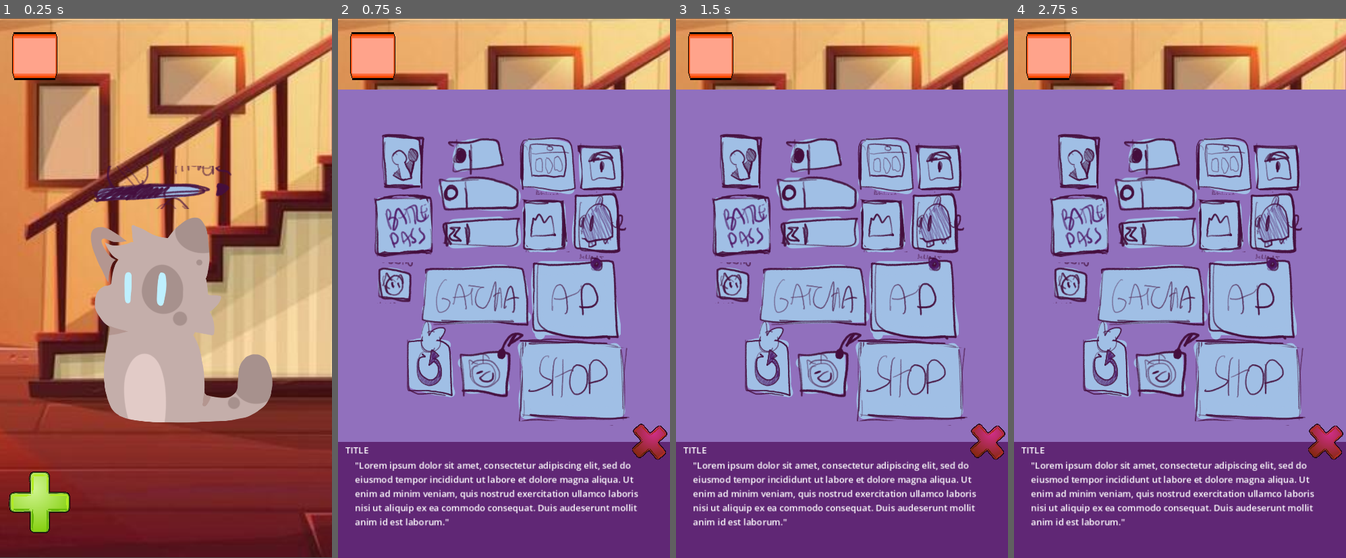
Above: before the commit, frames 1-4 (left to right).
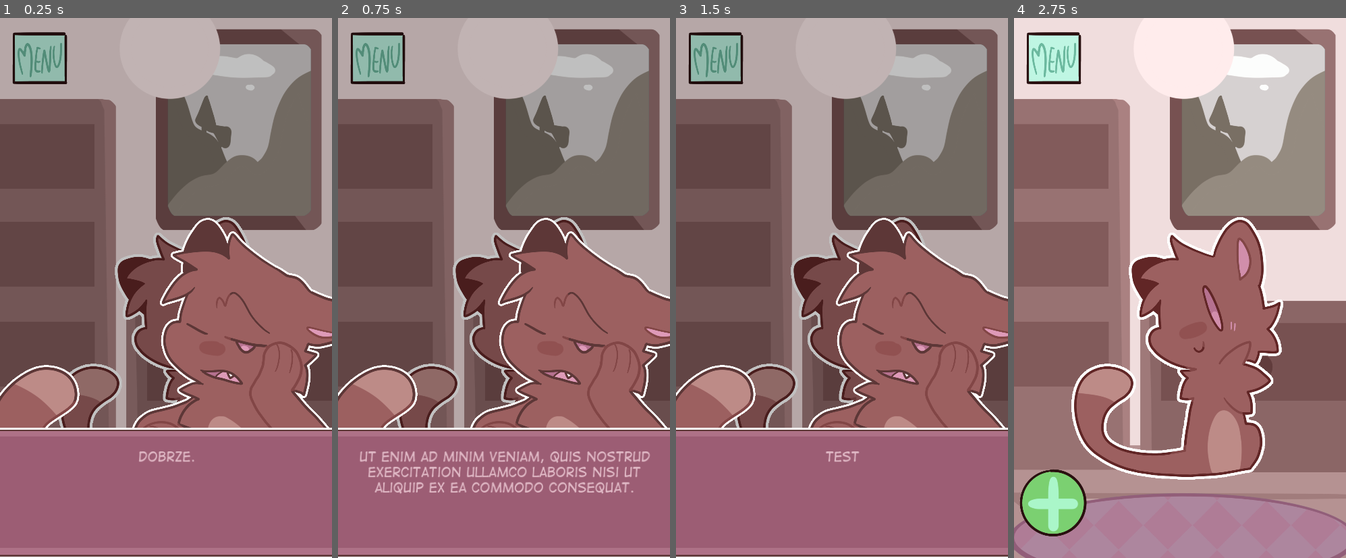
Above: after the commit, the same moments.

Repository: ElionTime001/Poglaskaj_kota
Game: Godot game, scene res://scenes/game.tscn
Two runs of this game, one before a commit and one after it. Both use one fixed random seed, a clock stepped at 60 frames per second and the inputs below.
Inputs (mouse positions are in pixels of both pictures, inside the frame that each line leads up to):
- Up to frame 1 (0.25 s): no input
- Up to frame 2 (0.75 s): click (377, 504) at 0.5 s
- Up to frame 3 (1.5 s): click (911, 379) at 1.27 s
- Up to frame 4 (2.75 s): click (1229, 223) at 2.02 s

The runs differ from the first frame. In frame 1, 98% of the frame differs, in the area x 0-100%, y 0-100%; in frame 2, 100%; in frame 3, 100%; in frame 4, 100%.

Commit message:
komit z pc

Diff:
--- a/jasons/ui_elements_dialogue.json
+++ b/jasons/ui_elements_dialogue.json
@@ -1 +1 @@
-{"focus_bar_test":{"name":{"eng":"Focus Bar Test"},"sprite": …(224 unchanged characters)… :"Test Character"},"dialogues":[{"eng":"Lorem ipsum dolor sit amet, consectetur adipiscing elit, sed do eiusmod tempor incididunt ut labore et dolore magna aliqua."},{"eng":"Ut enim ad minim veniam, qui …(125 unchanged characters)…
+{"focus_bar_test":{"name":{"eng":"Focus Bar Test"},"sprite": …(224 unchanged characters)… :"Test Character"},"dialogues":[{"eng":"Dobrze."},{"eng":"Ut enim ad minim veniam, qui …(125 unchanged characters)…
--- a/scenes/background_things.tscn
+++ b/scenes/background_things.tscn
@@ -1,6 +1,6 @@
 [gd_scene load_steps=4 format=3 uid="uid://o6oh0ffkpi2x"]
 
-[ext_resource type="Texture2D" uid="uid://ssjhkttepu4" path="res://assets/test/cartoon-style-illustration-of-house-interior-entrance-open-door-with-stairs-and-rustic-vintage-furniture-and-wooden-floor-vector.jpg" id="1_ccc3b"]
+[ext_resource type="Texture2D" uid="uid://c1pjaqdsoejtm" path="res://assets/IMG_6395.PNG" id="1_47hlh"]
 [ext_resource type="PackedScene" uid="uid://b4doai0buhwl4" path="res://scenes/cat.tscn" id="2_7d8by"]
 [ext_resource type="Texture2D" uid="uid://bqnnjcp4q15yq" path="res://assets/test/buttons/timer.PNG" id="3_fnmyk"]
 
@@ -18,11 +18,14 @@
 anchor_left = 0.5
 anchor_right = 0.5
 anchor_bottom = 1.0
-offset_left = -838.0
-offset_right = 838.0
+offset_left = -323.0
+offset_top = -186.0
+offset_right = 323.0
+offset_bottom = 186.0
 grow_horizontal = 2
 grow_vertical = 2
-texture = ExtResource("1_ccc3b")
+texture = ExtResource("1_47hlh")
+expand_mode = 1
 stretch_mode = 5
 
 [node name="pattable_cat" type="Control" parent="."]
@@ -40,8 +43,11 @@
 grow_vertical = 2
 
 [node name="cat" parent="pattable_cat" instance=ExtResource("2_7d8by")]
+position = Vector2(-30, 48)
+scale = Vector2(0.719999, 0.719999)
 
 [node name="timer" type="Control" parent="."]
+visible = false
 layout_mode = 1
 anchors_preset = 8
 anchor_left = 0.5
--- a/scenes/cat.tscn
+++ b/scenes/cat.tscn
@@ -1,11 +1,11 @@
 [gd_scene load_steps=2 format=3 uid="uid://b4doai0buhwl4"]
 
-[ext_resource type="Texture2D" uid="uid://dso0wayh2ft6l" path="res://assets/test/IMG_6336.PNG" id="1_g0v48"]
+[ext_resource type="Texture2D" uid="uid://bvbc5vkp7kyje" path="res://assets/IMG_6396.PNG" id="1_tsv8g"]
 
 [node name="cat" type="Node2D"]
 
 [node name="cat_sprite" type="Sprite2D" parent="."]
 scale = Vector2(0.564006, 0.564006)
-texture = ExtResource("1_g0v48")
+texture = ExtResource("1_tsv8g")
 region_enabled = true
-region_rect = Rect2(78.7501, 583.375, 664.875, 752.625)
+region_rect = Rect2(216.62, 930.953, 956.97, 1192.42)
--- a/scenes/dialogue_player.tscn
+++ b/scenes/dialogue_player.tscn
@@ -1,8 +1,8 @@
 [gd_scene load_steps=4 format=3 uid="uid://0k0k60spe7c0"]
 
 [ext_resource type="Script" path="res://scripts/dialogue_player.gd" id="1_gc8xu"]
-[ext_resource type="Texture2D" uid="uid://dso0wayh2ft6l" path="res://assets/test/IMG_6336.PNG" id="2_bevmb"]
 [ext_resource type="PackedScene" uid="uid://d2wfcuapvsfy" path="res://scenes/dialogue_window.tscn" id="2_dpqs6"]
+[ext_resource type="Texture2D" uid="uid://cac83wohoae7f" path="res://assets/IMG_6394.PNG" id="2_y6j34"]
 
 [node name="dialogue_player" type="Control"]
 layout_mode = 3
@@ -12,6 +12,16 @@
 grow_horizontal = 2
 grow_vertical = 2
 script = ExtResource("1_gc8xu")
+
+[node name="ColorRect" type="ColorRect" parent="."]
+modulate = Color(1, 1, 1, 0.243137)
+layout_mode = 1
+anchors_preset = 15
+anchor_right = 1.0
+anchor_bottom = 1.0
+grow_horizontal = 2
+grow_vertical = 2
+color = Color(0, 0, 0, 1)
 
 [node name="sprite" type="Control" parent="."]
 layout_mode = 1
@@ -28,11 +38,11 @@
 grow_vertical = 0
 
 [node name="Sprite2D" type="Sprite2D" parent="sprite"]
-position = Vector2(-65, 302)
-scale = Vector2(0.629485, 0.621379)
-texture = ExtResource("2_bevmb")
+position = Vector2(15, 296)
+scale = Vector2(0.421429, 0.416002)
+texture = ExtResource("2_y6j34")
 region_enabled = true
-region_rect = Rect2(761, 569.625, 641.25, 725.625)
+region_rect = Rect2(2.27258, 856.02, 1435.75, 1073.35)
 
 [node name="dialogue_window" parent="." instance=ExtResource("2_dpqs6")]
 layout_mode = 1
--- a/scenes/dialogue_window.tscn
+++ b/scenes/dialogue_window.tscn
@@ -1,7 +1,8 @@
-[gd_scene load_steps=3 format=3 uid="uid://d2wfcuapvsfy"]
+[gd_scene load_steps=4 format=3 uid="uid://d2wfcuapvsfy"]
 
 [ext_resource type="Script" path="res://scripts/dialogue_window.gd" id="1_fh0my"]
-[ext_resource type="Texture2D" uid="uid://mu3wi2q14n1u" path="res://assets/test/clipart4779265.png" id="1_kbgcw"]
+[ext_resource type="Texture2D" uid="uid://bct4vm5cjchie" path="res://assets/IMG_6393.PNG" id="2_b5u83"]
+[ext_resource type="FontFile" uid="uid://b4jlqjq86n648" path="res://assets/digistrip.ttf" id="3_y02h7"]
 
 [node name="dialogue_window" type="Control"]
 layout_mode = 3
@@ -24,16 +25,17 @@
 offset_right = 296.5
 grow_horizontal = 2
 grow_vertical = 0
-texture = ExtResource("1_kbgcw")
+texture = ExtResource("2_b5u83")
 expand_mode = 1
 
 [node name="dialogue" type="Label" parent="dialogue_box"]
 layout_mode = 0
 offset_left = 31.0
-offset_top = 45.0
-offset_right = 563.0
+offset_top = 39.0
+offset_right = 564.0
 offset_bottom = 189.0
-theme_override_colors/font_color = Color(0.898039, 0.12549, 0, 1)
+theme_override_colors/font_color = Color(0.874475, 0.718377, 0.769706, 1)
+theme_override_fonts/font = ExtResource("3_y02h7")
 theme_override_font_sizes/font_size = 22
 text = "Lorem ipsum dolor sit amet, consectetur adipiscing elit, sed do eiusmod tempor incididunt ut labore et dolore magna aliqua."
 horizontal_alignment = 1
--- a/scenes/interface.tscn
+++ b/scenes/interface.tscn
@@ -13,10 +13,10 @@
 [ext_resource type="Texture2D" uid="uid://nyclrqrtp5uk" path="res://assets/test/buttons/pig.PNG" id="7_0xqs4"]
 [ext_resource type="Texture2D" uid="uid://bk871tjsymftl" path="res://assets/test/buttons/edit_animal_skin.PNG" id="7_7kpe4"]
 [ext_resource type="Texture2D" uid="uid://1oe3j6d6o8fa" path="res://assets/test/buttons/achievements.PNG" id="8_axe4h"]
-[ext_resource type="Texture2D" uid="uid://mu3wi2q14n1u" path="res://assets/test/clipart4779265.png" id="8_kmsy3"]
 [ext_resource type="Texture2D" uid="uid://c175iktgwbdeb" path="res://assets/test/buttons/collection.PNG" id="9_ou73q"]
 [ext_resource type="Texture2D" uid="uid://c06vh8ephayp8" path="res://assets/test/buttons/Login.PNG" id="10_clk1v"]
 [ext_resource type="Texture2D" uid="uid://cw0bkrdg58w0h" path="res://assets/test/buttons/Dailies.PNG" id="11_nl7io"]
+[ext_resource type="Texture2D" uid="uid://f0a4rjw1qeg7" path="res://assets/test/buttons/menu.png" id="17_1om6d"]
 [ext_resource type="Texture2D" uid="uid://c10cghxj3uynl" path="res://assets/test/buttons/plus.png" id="17_iil4f"]
 
 [node name="interface" type="Control"]
@@ -40,30 +40,30 @@
 
 [node name="paidCurrency" type="TextureButton" parent="up" groups=["mainscreenbutton"]]
 layout_mode = 0
-offset_left = -47.0
-offset_top = 20.0
-offset_right = 110.0
-offset_bottom = 96.0
+offset_left = -19.0
+offset_top = 36.0
+offset_right = 143.0
+offset_bottom = 114.0
 texture_normal = ExtResource("1_hwjkg")
 ignore_texture_size = true
 stretch_mode = 4
 
 [node name="freeCurrency" type="TextureButton" parent="up" groups=["mainscreenbutton"]]
 layout_mode = 0
-offset_left = -166.0
-offset_top = 22.0
-offset_right = -45.0
-offset_bottom = 98.0
+offset_left = -144.0
+offset_top = 39.0
+offset_right = -43.0
+offset_bottom = 103.0
 texture_normal = ExtResource("2_4b5es")
 ignore_texture_size = true
 stretch_mode = 4
 
 [node name="energy" type="TextureButton" parent="up" groups=["mainscreenbutton"]]
 layout_mode = 0
-offset_left = 115.0
-offset_top = 28.0
-offset_right = 272.0
-offset_bottom = 104.0
+offset_left = 128.0
+offset_top = 33.0
+offset_right = 283.0
+offset_bottom = 111.0
 texture_normal = ExtResource("3_srpw1")
 ignore_texture_size = true
 stretch_mode = 4
@@ -83,10 +83,10 @@
 
 [node name="gatcha" type="TextureButton" parent="down" groups=["mainscreenbutton"]]
 layout_mode = 0
-offset_left = -127.0
-offset_top = -103.0
-offset_right = 80.0
-offset_bottom = 29.0
+offset_left = -142.0
+offset_top = -108.0
+offset_right = 65.0
+offset_bottom = 24.0
 texture_normal = ExtResource("4_gepen")
 ignore_texture_size = true
 stretch_mode = 4
@@ -98,10 +98,10 @@
 anchor_top = 1.0
 anchor_right = 1.0
 anchor_bottom = 1.0
-offset_left = 55.0
-offset_top = -173.0
-offset_right = 272.0
-offset_bottom = -11.0
+offset_left = 44.0
+offset_top = -171.0
+offset_right = 261.0
+offset_bottom = -9.0
 grow_horizontal = 0
 grow_vertical = 0
 texture_normal = ExtResource("5_41n7c")
@@ -123,51 +123,61 @@
 
 [node name="gatchaAd" type="TextureButton" parent="right" groups=["mainscreenbutton"]]
 layout_mode = 0
-offset_left = -146.0
-offset_top = 134.0
-offset_right = 27.0
-offset_bottom = 290.0
+offset_left = -154.0
+offset_top = 174.0
+offset_right = 19.0
+offset_bottom = 330.0
 texture_normal = ExtResource("6_o00v3")
 ignore_texture_size = true
 stretch_mode = 4
 
 [node name="pig" type="TextureButton" parent="right" groups=["mainscreenbutton"]]
 layout_mode = 0
+offset_left = -91.0
+offset_top = 52.0
+offset_right = 18.0
+offset_bottom = 183.0
+texture_normal = ExtResource("7_0xqs4")
+ignore_texture_size = true
+stretch_mode = 4
+
+[node name="achievements" type="TextureButton" parent="right" groups=["mainscreenbutton"]]
+layout_mode = 0
+offset_left = -83.0
+offset_top = -55.0
+offset_right = 43.0
+offset_bottom = 44.0
+texture_normal = ExtResource("8_axe4h")
+ignore_texture_size = true
+stretch_mode = 4
+
+[node name="login" type="TextureButton" parent="right" groups=["mainscreenbutton"]]
+layout_mode = 0
 offset_left = -85.0
-offset_top = 6.0
-offset_right = 24.0
-offset_bottom = 137.0
-texture_normal = ExtResource("7_0xqs4")
-ignore_texture_size = true
-stretch_mode = 4
-
-[node name="achievements" type="TextureButton" parent="right" groups=["mainscreenbutton"]]
-layout_mode = 0
-offset_left = -83.0
-offset_top = -104.0
-offset_right = 43.0
-offset_bottom = -5.0
-texture_normal = ExtResource("8_axe4h")
-ignore_texture_size = true
-stretch_mode = 4
-
-[node name="login" type="TextureButton" parent="right" groups=["mainscreenbutton"]]
-layout_mode = 0
-offset_left = -92.0
-offset_top = -219.0
-offset_right = 11.0
-offset_bottom = -126.0
+offset_top = -226.0
+offset_right = 18.0
+offset_bottom = -133.0
 texture_normal = ExtResource("10_clk1v")
 ignore_texture_size = true
 stretch_mode = 4
 
 [node name="dailies" type="TextureButton" parent="right" groups=["mainscreenbutton"]]
 layout_mode = 0
-offset_left = -92.0
-offset_top = -331.0
-offset_right = 17.0
-offset_bottom = -229.0
+offset_left = -118.0
+offset_top = -353.0
+offset_right = 23.0
+offset_bottom = -228.0
 texture_normal = ExtResource("11_nl7io")
+ignore_texture_size = true
+stretch_mode = 4
+
+[node name="catCollection" type="TextureButton" parent="right" groups=["mainscreenbutton"]]
+layout_mode = 0
+offset_left = -62.0
+offset_top = -129.0
+offset_right = 15.0
+offset_bottom = -56.0
+texture_normal = ExtResource("9_ou73q")
 ignore_texture_size = true
 stretch_mode = 4
 
@@ -193,41 +203,31 @@
 
 [node name="onlineLeaderboard" type="TextureButton" parent="left" groups=["mainscreenbutton"]]
 layout_mode = 0
-offset_left = 27.0
-offset_top = -176.0
-offset_right = 146.0
-offset_bottom = -64.0
+offset_left = 21.0
+offset_top = -183.0
+offset_right = 140.0
+offset_bottom = -71.0
 texture_normal = ExtResource("5_h6x57")
 ignore_texture_size = true
 stretch_mode = 4
 
 [node name="specialOffer" type="TextureButton" parent="left" groups=["mainscreenbutton"]]
 layout_mode = 0
-offset_left = 21.0
-offset_top = -67.0
-offset_right = 151.0
-offset_bottom = 76.0
+offset_left = 18.0
+offset_top = -90.0
+offset_right = 148.0
+offset_bottom = 53.0
 texture_normal = ExtResource("6_250mt")
 ignore_texture_size = true
 stretch_mode = 4
 
 [node name="skinCollection" type="TextureButton" parent="left" groups=["mainscreenbutton"]]
 layout_mode = 0
-offset_left = 30.0
-offset_top = 138.0
-offset_right = 156.0
-offset_bottom = 281.0
+offset_left = 18.0
+offset_top = 101.0
+offset_right = 144.0
+offset_bottom = 244.0
 texture_normal = ExtResource("7_7kpe4")
-ignore_texture_size = true
-stretch_mode = 4
-
-[node name="catCollection" type="TextureButton" parent="left" groups=["mainscreenbutton"]]
-layout_mode = 0
-offset_left = 42.0
-offset_top = 62.0
-offset_right = 119.0
-offset_bottom = 135.0
-texture_normal = ExtResource("9_ou73q")
 ignore_texture_size = true
 stretch_mode = 4
 
@@ -235,9 +235,9 @@
 layout_mode = 1
 offset_left = 22.0
 offset_top = 25.0
-offset_right = 102.0
-offset_bottom = 110.0
-texture_normal = ExtResource("8_kmsy3")
+offset_right = 120.0
+offset_bottom = 118.0
+texture_normal = ExtResource("17_1om6d")
 ignore_texture_size = true
 stretch_mode = 0
 
@@ -246,10 +246,10 @@
 anchors_preset = 2
 anchor_top = 1.0
 anchor_bottom = 1.0
-offset_left = 16.0
-offset_top = -154.0
-offset_right = 125.0
-offset_bottom = -44.0
+offset_left = 10.0
+offset_top = -158.0
+offset_right = 129.0
+offset_bottom = -38.0
 grow_vertical = 0
 texture_normal = ExtResource("17_iil4f")
 ignore_texture_size = true
--- a/scenes/item_box.tscn
+++ b/scenes/item_box.tscn
@@ -18,6 +18,8 @@
 [ext_resource type="Texture2D" uid="uid://bk871tjsymftl" path="res://assets/test/buttons/edit_animal_skin.PNG" id="14_eiu0n"]
 [ext_resource type="Texture2D" uid="uid://c175iktgwbdeb" path="res://assets/test/buttons/collection.PNG" id="15_holpe"]
 [ext_resource type="Texture2D" uid="uid://c10cghxj3uynl" path="res://assets/test/buttons/plus.png" id="18_oe84w"]
+[ext_resource type="Texture2D" uid="uid://bct4vm5cjchie" path="res://assets/IMG_6393.PNG" id="18_tsgju"]
+[ext_resource type="FontFile" uid="uid://b4jlqjq86n648" path="res://assets/digistrip.ttf" id="19_81xum"]
 
 [node name="item_box" type="Control"]
 layout_mode = 3
@@ -39,7 +41,37 @@
 
 [node name="ColorRect" type="ColorRect" parent="MarginContainer"]
 layout_mode = 2
-color = Color(0.569427, 0.440651, 0.742084, 1)
+color = Color(0.834131, 0.617175, 0.690259, 1)
+
+[node name="ColorRect" type="ColorRect" parent="MarginContainer/ColorRect"]
+layout_mode = 1
+anchors_preset = 8
+anchor_left = 0.5
+anchor_top = 0.5
+anchor_right = 0.5
+anchor_bottom = 0.5
+offset_left = -264.0
+offset_top = -358.5
+offset_right = 249.0
+offset_bottom = 190.5
+grow_horizontal = 2
+grow_vertical = 2
+color = Color(0.930804, 0.82427, 0.857724, 1)
+
+[node name="ColorRect" type="ColorRect" parent="MarginContainer/ColorRect/ColorRect"]
+layout_mode = 1
+anchors_preset = 8
+anchor_left = 0.5
+anchor_top = 0.5
+anchor_right = 0.5
+anchor_bottom = 0.5
+offset_left = -429.5
+offset_top = -334.5
+offset_right = 426.5
+offset_bottom = -322.5
+grow_horizontal = 2
+grow_vertical = 2
+color = Color(0.682353, 0.443137, 0.529412, 1)
 
 [node name="Control" type="Control" parent="MarginContainer"]
 layout_mode = 2
@@ -48,10 +80,10 @@
 
 [node name="paidCurrency" type="TextureButton" parent="MarginContainer/Control"]
 layout_mode = 0
-offset_left = -122.0
-offset_top = -268.0
-offset_right = 35.0
-offset_bottom = -192.0
+offset_left = -116.0
+offset_top = -242.0
+offset_right = 41.0
+offset_bottom = -172.0
 texture_normal = ExtResource("1_cayo1")
 ignore_texture_size = true
 stretch_mode = 4
@@ -59,10 +91,10 @@
 
 [node name="freeCurrency" type="TextureButton" parent="MarginContainer/Control"]
 layout_mode = 0
-offset_left = -110.0
-offset_top = -337.0
-offset_right = 11.0
-offset_bottom = -261.0
+offset_left = -119.0
+offset_top = -306.0
+offset_right = -11.0
+offset_bottom = -249.0
 texture_normal = ExtResource("2_u52sd")
 ignore_texture_size = true
 stretch_mode = 4
@@ -71,8 +103,8 @@
 [node name="energy" type="TextureButton" parent="MarginContainer/Control"]
 layout_mode = 0
 offset_left = -118.0
-offset_top = -191.0
-offset_right = 39.0
+offset_top = -181.0
+offset_right = 23.0
 offset_bottom = -115.0
 texture_normal = ExtResource("3_0iudx")
 ignore_texture_size = true
@@ -81,10 +113,10 @@
 
 [node name="gatcha" type="TextureButton" parent="MarginContainer/Control"]
 layout_mode = 0
-offset_left = -153.0
-offset_top = -112.0
-offset_right = 54.0
-offset_bottom = 20.0
+offset_left = -138.0
+offset_top = -97.0
+offset_right = 48.0
+offset_bottom = 18.0
 texture_normal = ExtResource("4_8lrck")
 ignore_texture_size = true
 stretch_mode = 4
@@ -110,10 +142,10 @@
 
 [node name="gatchaAd" type="TextureButton" parent="MarginContainer/Control"]
 layout_mode = 0
-offset_left = 43.0
-offset_top = -123.0
-offset_right = 216.0
-offset_bottom = 33.0
+offset_left = 58.0
+offset_top = -125.0
+offset_right = 231.0
+offset_bottom = 31.0
 texture_normal = ExtResource("6_ai0k8")
 ignore_texture_size = true
 stretch_mode = 4
@@ -121,10 +153,10 @@
 
 [node name="pig" type="TextureButton" parent="MarginContainer/Control"]
 layout_mode = 0
-offset_left = 117.0
-offset_top = -245.0
-offset_right = 226.0
-offset_bottom = -114.0
+offset_left = 128.0
+offset_top = -236.0
+offset_right = 237.0
+offset_bottom = -105.0
 texture_normal = ExtResource("7_8gqs2")
 ignore_texture_size = true
 stretch_mode = 4
@@ -132,10 +164,10 @@
 
 [node name="achievements" type="TextureButton" parent="MarginContainer/Control"]
 layout_mode = 0
-offset_left = 25.0
-offset_top = -225.0
-offset_right = 151.0
-offset_bottom = -126.0
+offset_left = 28.0
+offset_top = -221.0
+offset_right = 141.0
+offset_bottom = -130.0
 texture_normal = ExtResource("8_2aoj0")
 ignore_texture_size = true
 stretch_mode = 4
@@ -143,10 +175,10 @@
 
 [node name="login" type="TextureButton" parent="MarginContainer/Control"]
 layout_mode = 0
-offset_left = 121.0
-offset_top = -325.0
-offset_right = 224.0
-offset_bottom = -232.0
+offset_left = 129.0
+offset_top = -337.0
+offset_right = 232.0
+offset_bottom = -244.0
 texture_normal = ExtResource("9_kignl")
 ignore_texture_size = true
 stretch_mode = 4
@@ -154,10 +186,10 @@
 
 [node name="dailies" type="TextureButton" parent="MarginContainer/Control"]
 layout_mode = 0
-offset_left = 25.0
-offset_top = -331.0
-offset_right = 135.0
-offset_bottom = -229.0
+offset_left = -137.0
+offset_top = 32.0
+offset_right = 15.0
+offset_bottom = 168.0
 texture_normal = ExtResource("10_74npk")
 ignore_texture_size = true
 stretch_mode = 4
@@ -165,10 +197,10 @@
 
 [node name="battlePass" type="TextureButton" parent="MarginContainer/Control"]
 layout_mode = 0
-offset_left = -240.0
-offset_top = -250.0
-offset_right = -110.0
-offset_bottom = -107.0
+offset_left = -252.0
+offset_top = -231.0
+offset_right = -122.0
+offset_bottom = -88.0
 texture_normal = ExtResource("11_10d6b")
 ignore_texture_size = true
 stretch_mode = 4
@@ -176,10 +208,10 @@
 
 [node name="onlineLeaderboard" type="TextureButton" parent="MarginContainer/Control"]
 layout_mode = 0
-offset_left = -224.0
-offset_top = -345.0
-offset_right = -105.0
-offset_bottom = -233.0
+offset_left = -253.0
+offset_top = -348.0
+offset_right = -134.0
+offset_bottom = -236.0
 texture_normal = ExtResource("12_m8vy5")
 ignore_texture_size = true
 stretch_mode = 4
@@ -187,10 +219,10 @@
 
 [node name="specialOffer" type="TextureButton" parent="MarginContainer/Control"]
 layout_mode = 0
-offset_left = -91.0
-offset_top = 16.0
-offset_right = 39.0
-offset_bottom = 159.0
+offset_left = 19.0
+offset_top = -337.0
+offset_right = 131.0
+offset_bottom = -216.0
 texture_normal = ExtResource("13_bms2s")
 ignore_texture_size = true
 stretch_mode = 4
@@ -198,10 +230,10 @@
 
 [node name="skinCollection" type="TextureButton" parent="MarginContainer/Control"]
 layout_mode = 0
-offset_left = -179.0
-offset_top = -7.0
-offset_right = -53.0
-offset_bottom = 136.0
+offset_left = -246.0
+offset_top = 21.0
+offset_right = -120.0
+offset_bottom = 164.0
 texture_normal = ExtResource("14_eiu0n")
 ignore_texture_size = true
 stretch_mode = 4
@@ -209,10 +241,10 @@
 
 [node name="catCollection" type="TextureButton" parent="MarginContainer/Control"]
 layout_mode = 0
-offset_left = -225.0
-offset_top = -108.0
-offset_right = -148.0
-offset_bottom = -35.0
+offset_left = -237.0
+offset_top = -52.0
+offset_right = -160.0
+offset_bottom = 21.0
 texture_normal = ExtResource("15_holpe")
 ignore_texture_size = true
 stretch_mode = 4
@@ -240,7 +272,13 @@
 
 [node name="ColorRect" type="ColorRect" parent="description_box/MarginContainer2"]
 layout_mode = 2
-color = Color(0.376471, 0.152941, 0.458824, 1)
+color = Color(0.483549, 0.272595, 0.351127, 1)
+
+[node name="TextureRect" type="TextureRect" parent="description_box/MarginContainer2"]
+visible = false
+layout_mode = 2
+texture = ExtResource("18_tsgju")
+expand_mode = 1
 
 [node name="ScrollContainer" type="ScrollContainer" parent="description_box/MarginContainer2"]
 layout_mode = 2
@@ -256,7 +294,10 @@
 [node name="Label" type="Label" parent="description_box/MarginContainer2/ScrollContainer/MarginContainer"]
 layout_mode = 2
 size_flags_vertical = 1
-text = "\"Lorem ipsum dolor sit amet, consectetur adipiscing elit, sed do eiusmod tempor incididunt ut labore et dolore magna aliqua. Ut enim ad minim veniam, quis nostrud exercitation ullamco laboris nisi ut aliquip ex ea commodo consequat. Duis audeserunt mollit anim id est laborum.\""
+theme_override_colors/font_color = Color(0.811481, 0.603635, 0.674823, 1)
+theme_override_fonts/font = ExtResource("19_81xum")
+theme_override_font_sizes/font_size = 17
+text = "specalna oferta tylko dla ciebie! nie przegap. "
 autowrap_mode = 2
 
 [node name="Label" type="Label" parent="description_box"]
@@ -265,13 +306,16 @@
 anchor_top = 1.0
 anchor_right = 1.0
 anchor_bottom = 1.0
-offset_left = 13.0
-offset_top = -203.0
-offset_right = 14.0
-offset_bottom = -180.0
+offset_left = 14.0
+offset_top = -202.0
+offset_right = 15.0
+offset_bottom = -171.0
 grow_horizontal = 2
 grow_vertical = 0
-text = "TITLE"
+theme_override_colors/font_color = Color(0.866824, 0.703101, 0.757224, 1)
+theme_override_fonts/font = ExtResource("19_81xum")
+theme_override_font_sizes/font_size = 22
+text = "Specjalna oferta"
 
 [node name="CloseItemBox" type="TextureButton" parent="."]
 modulate = Color(1, 0.189276, 0.947632, 1)
--- a/scenes/screens.tscn
+++ b/scenes/screens.tscn
@@ -14,3 +14,4 @@
 visible = false
 
 [node name="item_box" parent="." instance=ExtResource("4_jski3")]
+visible = false
--- a/scripts/screens.gd
+++ b/scripts/screens.gd
@@ -15,7 +15,7 @@
 
 	item_box.visible = false
 	item_box.item_picked.connect(_create_drag_preview)
-	#dialogue_player.play_dialogue("test_dialogue")
+	dialogue_player.play_dialogue("test_dialogue")
 
 func _process(delta):
 	if drag_preview:
Not shown, added: assets/DigitalStripBB_Reg.otf
Not shown, added: assets/DigitalStripBB_Reg.otf.import
Binary file added: assets/IMG_6393.PNG
Not shown, added: assets/IMG_6393.PNG.import
Binary file added: assets/IMG_6394.PNG
Not shown, added: assets/IMG_6394.PNG.import
Binary file added: assets/IMG_6395.PNG
Not shown, added: assets/IMG_6395.PNG.import
Binary file added: assets/IMG_6396.PNG
Not shown, added: assets/IMG_6396.PNG.import
Binary file added: assets/KiriFont.otf
Not shown, added: assets/KiriFont.otf.import
(and 21 more such lines)
